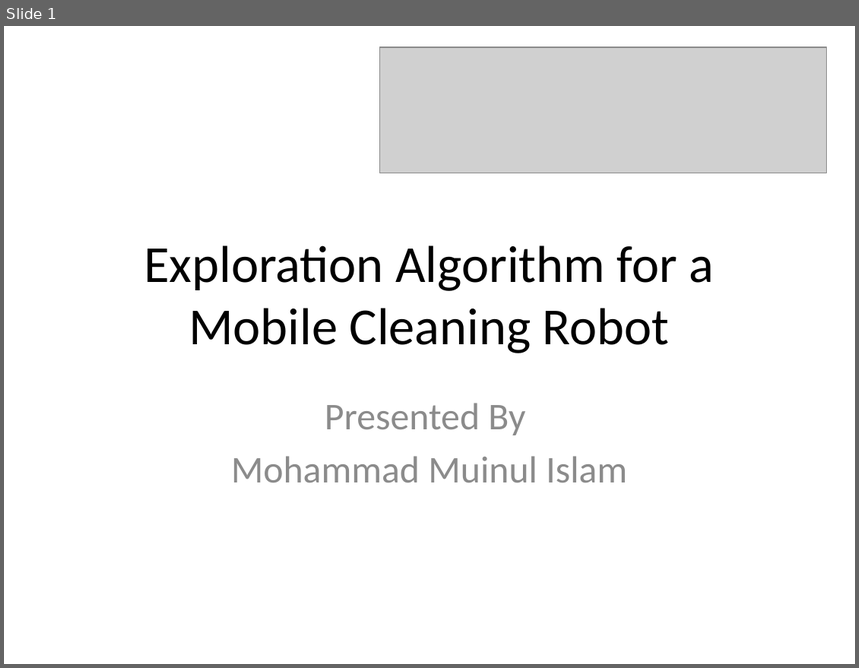
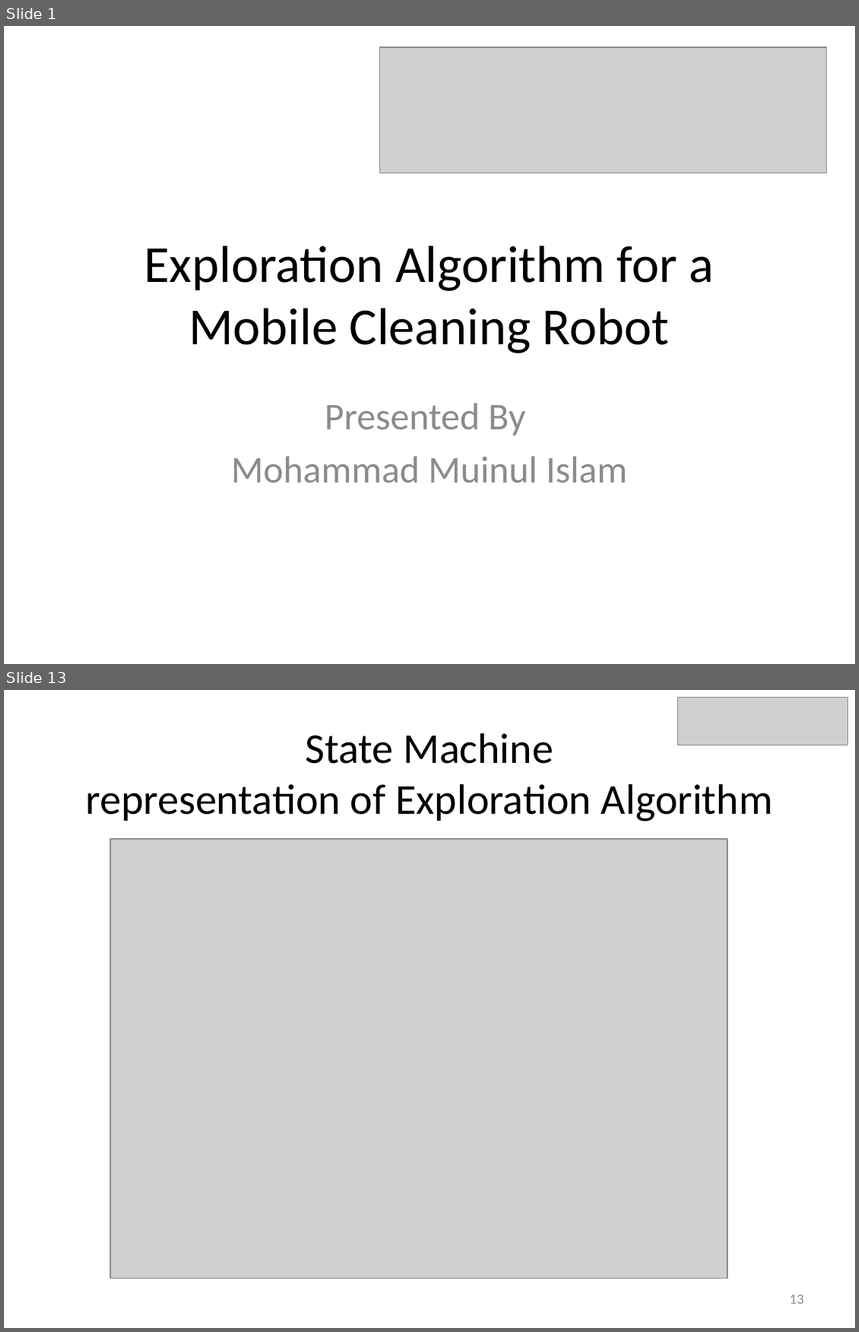
Before and after one commit to Muin/Exploration_Algorithm_results, a slide deck: Presentation/Presentation_Slide.pptx. Shown one above the other, each under a label of ours: slide 1 before the commit, slides 1 and 13 after it; the slides between them are not shown. The pictures are 859x668 and 859x1332 pixels, drawn with LibreOffice and Linux fonts; fonts in the diff are those of the drawing; grey boxes stand for pictures. Boxes give left, top, right and bottom in pixels: in the first picture for what was removed or moved away, otherwise in the second. Text is boxed around its words. In the diff, an @@ line names an element or a change of style, - is before the commit and + after.

```diff
--- a/Presentation/Presentation_Slide.pptx
+++ b/Presentation/Presentation_Slide.pptx
@@ slide 13 added at [4,690,855,1328], background #FFFFFF @@
@@ picture added at [678,697,848,745] @@
@@ title added at [86,733,773,821], 36 pt, text #000000 @@
+State Machine
+representation of Exploration Algorithm
@@ picture added at [110,839,728,1279] @@
@@ page number added at [790,1295,804,1304], 12 pt, text #8C8C8C @@
+13
```
Also in this commit, not shown: 12 slides changed, 9 other slides added, 8 slides removed.
